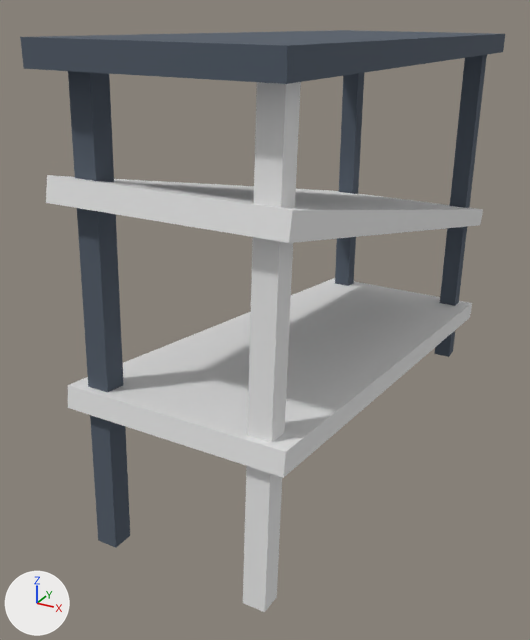
The OBJ model public/kaputtesMetallregal/kaputtesMetallregal.obj as it was, and as the next commit left it.
Both versions are drawn from a 50 mm camera at (5.91, -13.11, 8.87) aimed at (-0.71, -1.06, 2.85). Every picture has the same lights, and +X, +Y and +Z are marked at lower left. Where no turn or scale is listed for an object, it has been applied to the vertices.
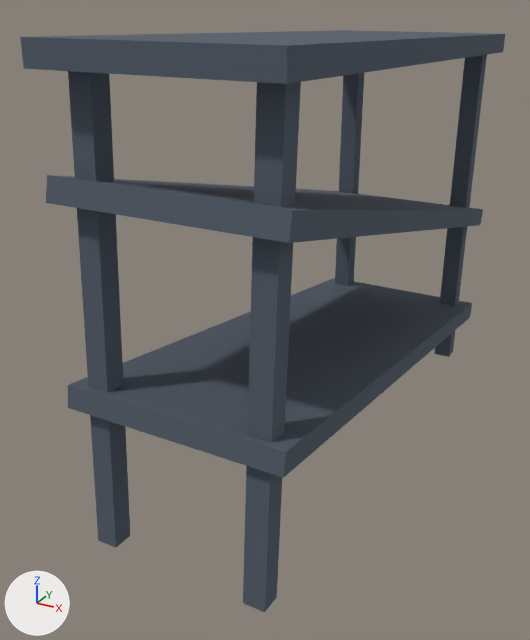
What differs and where, as boxes [x1, y1, x2, y2] in the pictures (530 x 640 px):
part 1 of me_cube_001, recoloured (grey to blue)
    both: [46, 82, 483, 612]

The change, as a diff of the scene's bpy script:
```diff
--- a/public/kaputtesMetallregal/kaputtesMetallregal.obj.py
+++ b/public/kaputtesMetallregal/kaputtesMetallregal.obj.py
@@ me_cube_001 @@
 me_cube_001.from_pydata(...)  # 121 vertices, 88 faces; spans x -2.0..2.0, y -5.5..5.51, z 0.02..8.39
 # used by ob_cube_001; location = (0.0, 0.0, 0.0)
+# me_cube_001 part 1: all 41 faces that had it switch from mat_material (white #e7e7e7) to mat_280310_23_05_25_06_43_01_0_001 (picture img_280310_23_05_25_06_43_01_0_color_png)
```
